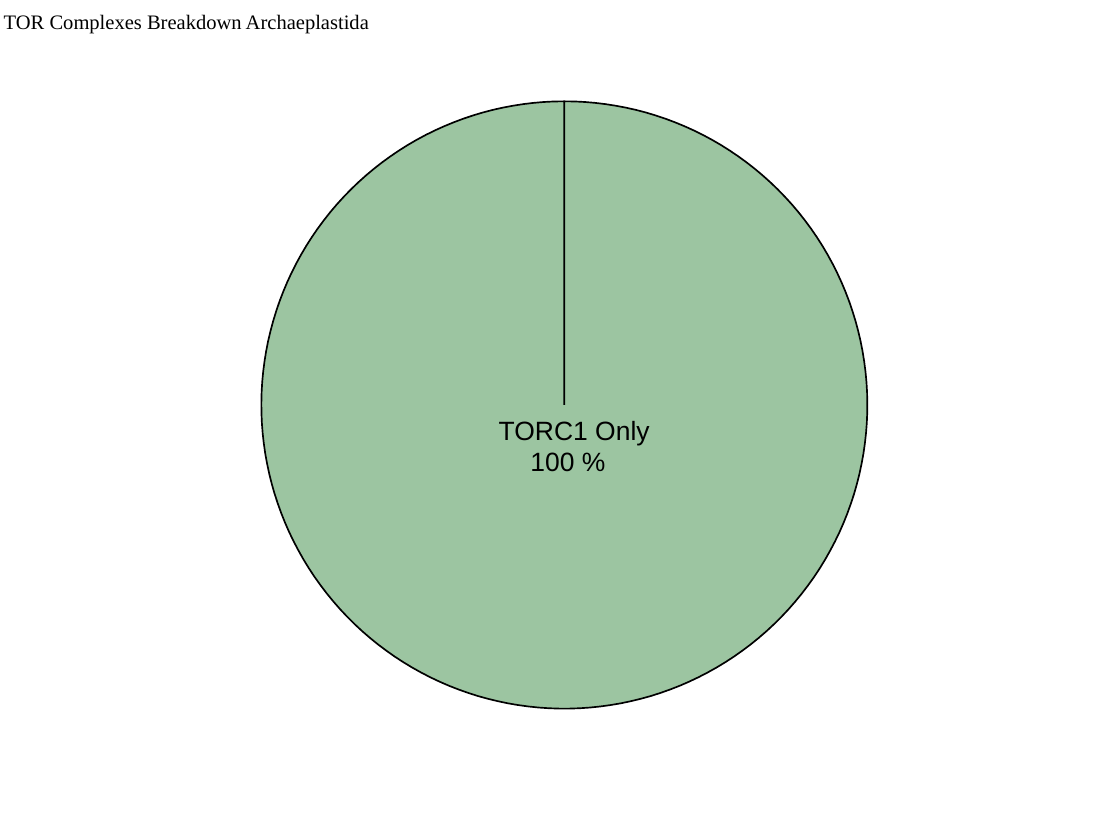
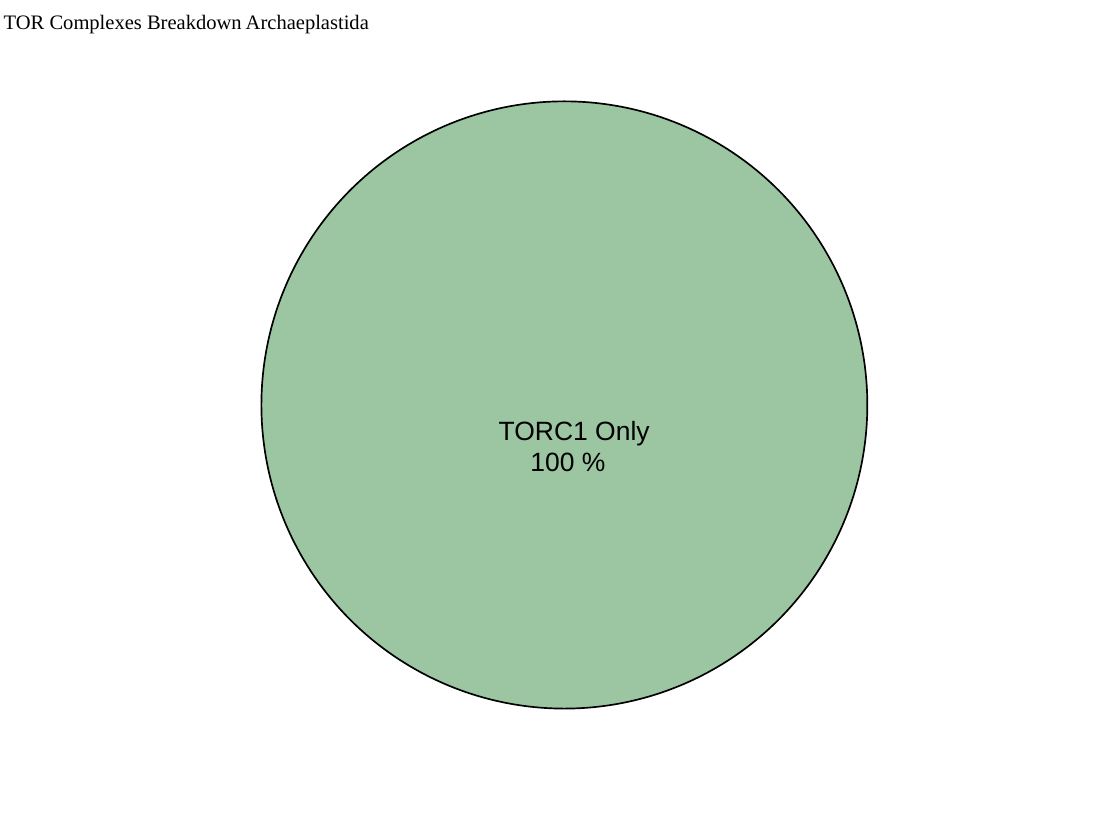
Before and after one commit to Dellaraam/TOR_phylogenetics, a slide deck: slide 1 of Images/Figures_To_Review/PieCharts_TORC/ComponentsArchaeplastidaPieChartv2.pptx. Drawn at 1120x840 pixels with LibreOffice and Linux fonts; fonts in the diff are those of the drawing. Boxes give left, top, right and bottom in pixels: in the first picture for what was removed or moved away, otherwise in the second. Text is boxed around its words. In the diff, an @@ line names an element or a change of style, - is before the commit and + after.

```diff
--- a/Images/Figures_To_Review/PieCharts_TORC/ComponentsArchaeplastidaPieChartv2.pptx
+++ b/Images/Figures_To_Review/PieCharts_TORC/ComponentsArchaeplastidaPieChartv2.pptx
@@ freeform shape removed at box(261, 102, 867, 709) @@
@@ ellipse added at box(261, 102, 867, 709), fill #9CC5A1, outline #000000 1.07 pt @@
```
Also in this commit, not shown: 7 other files.
